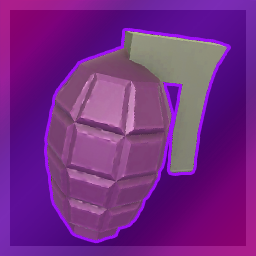
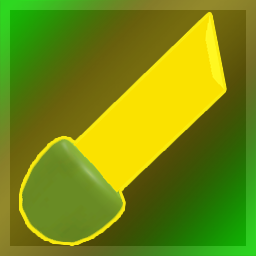
The second (256, 256) image is a revision of the first. Changes to its layers:
added group "Group 2" with 3 layers above "Chomp" over box(5, 0, 256, 256)
added layer "Layer 22" in group "Group 2" over box(21, 14, 224, 244)
hid group "Sepcial" (2 layers) over box(0, 0, 256, 256)
"Layer 9": opacity 33% → 67%, painted on it over box(0, 0, 256, 256)
"Layer 8": opacity 35% → 36%, painted on it over box(0, 0, 256, 256)
painted on "Layer 7" over box(0, 0, 256, 256)
